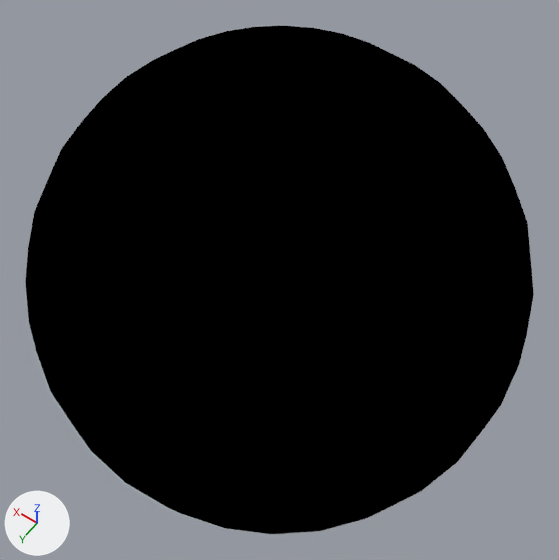
Two versions of the Blender file black_hole.blend, one commit apart.
Before and after are seen from a 50 mm camera at (-0.237, 0.332, 0.521) aimed at (0.0, 0.0, 0.0). The lights are fixed; the arrows at lower left show +X, +Y and +Z.
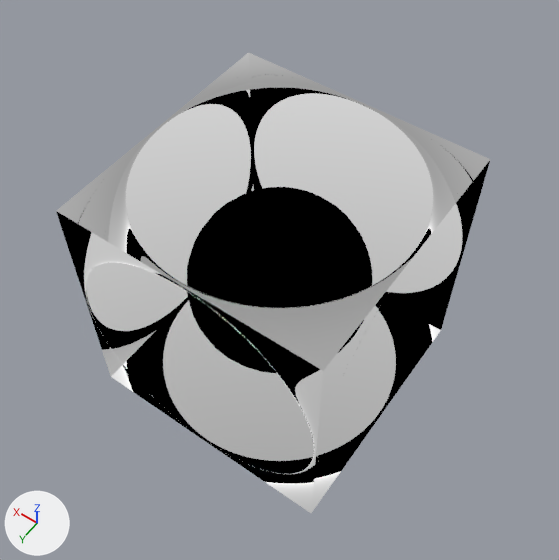
Changed parts and their boxes (x1, y1, x2, y2) in the pictures (559 x 560 px):
'Sphere', rescaled (not visible afterwards): before (25, 26, 534, 534)
'Lens', unchanged, uncovered by the edit: after (56, 53, 490, 513)

What changed in the scene script:
```text
Change ob_sphere:
    ob_sphere.scale: (0.206, 0.206, 0.206) -> (0.079, 0.079, 0.079)
```
